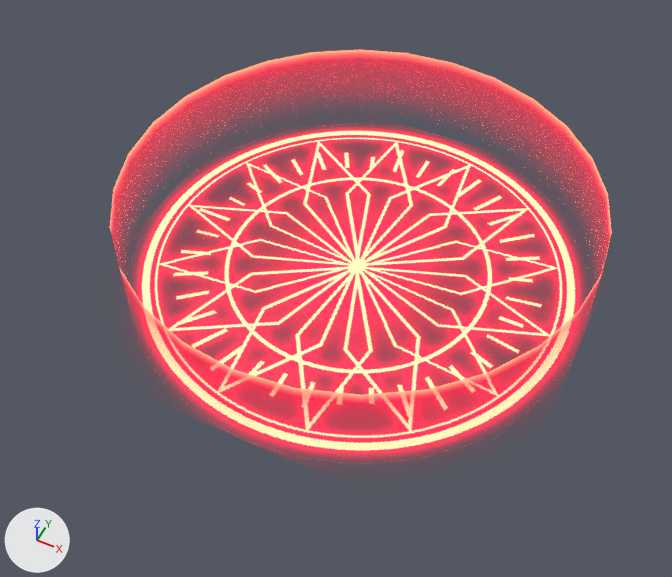
An edit to the glTF model models/fx_bloom_asc.glb, drawn before and after from the same camera.
Camera for both pictures: a camera (50 mm lens) standing at (0.585, -1.278, 1.496) and looking at (0.018, -0.143, 0.078). The axes (+X, +Y, +Z) are drawn at lower left. The lights are the same throughout. The older version comes first. Vertices at exactly the same position are counted once.

In view in the first picture: 'fx_bloom_rune', 'fx_bloom_veil'.
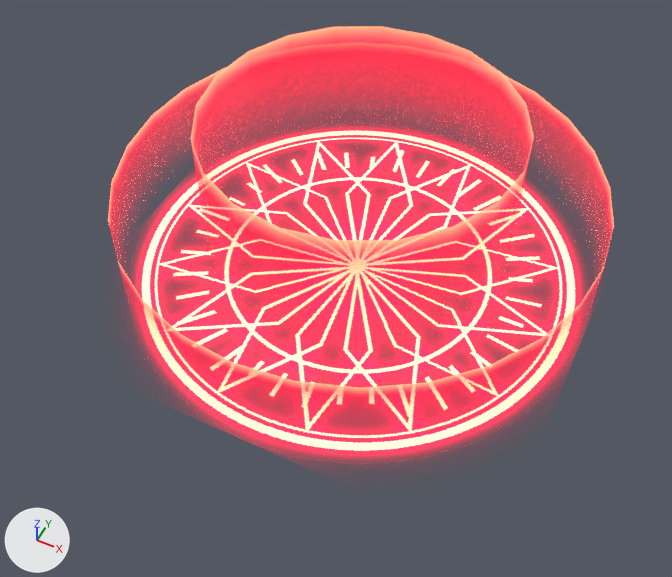
Diff of the bpy script that builds the scene:
```diff
--- a/models/fx_bloom_asc.glb.py
+++ b/models/fx_bloom_asc.glb.py
@@ mat_bloom_rune @@
 n0 = _N.new('ShaderNodeBsdfPrincipled'); n0.name = 'Principled BSDF'
-n0.inputs[28].default_value = 3.0  # 'Emission Strength'
+n0.inputs[28].default_value = 5.1  # 'Emission Strength'
 n1 = _N.new('ShaderNodeOutputMaterial'); n1.name = 'Material Output'
@@ me_fx_bloom_veil @@
 # used by ob_fx_bloom_veil; location = (0.0, 0.0, 0.0)
-me_fx_bloom_veil.from_pydata(...)  # 58 vertices, 56 faces; spans x -0.5..0.5, y -0.5..0.5, z 0.0..0.22
+me_fx_bloom_veil.from_pydata(...)  # 100 vertices, 96 faces; spans x -0.5..0.5, y -0.5..0.5, z 0.0..0.4
+# me_fx_bloom_veil part 1: a new loose piece of 42 vertices spanning x -0.32..0.32, y -0.32..0.32, z 0.0..0.4, in mat_bloom_veil
+# me_fx_bloom_veil part 2
+# 29 vertices in x -0.5..0.5, y -0.5..0.5, z 0.22 move by (0.0, 0.0, 0.02)
 me_fx_bloom_veil.materials.append(mat_bloom_veil)
```

Changed parts and their boxes [x1, y1, x2, y2] in the pictures (672 x 577 px; the box of a moved part takes in the faces that stretch with it):
'fx_bloom_rune', surface changed
    both: [136, 128, 581, 456]
'fx_bloom_veil', reshaped
    before: [110, 50, 612, 410]
    after: [108, 26, 614, 405]
part 1 of me_fx_bloom_veil, added (red)
    after: [191, 26, 534, 275]
part 2 of me_fx_bloom_veil, moved or reshaped
    before: [110, 50, 612, 410]
    after: [108, 57, 614, 405]
